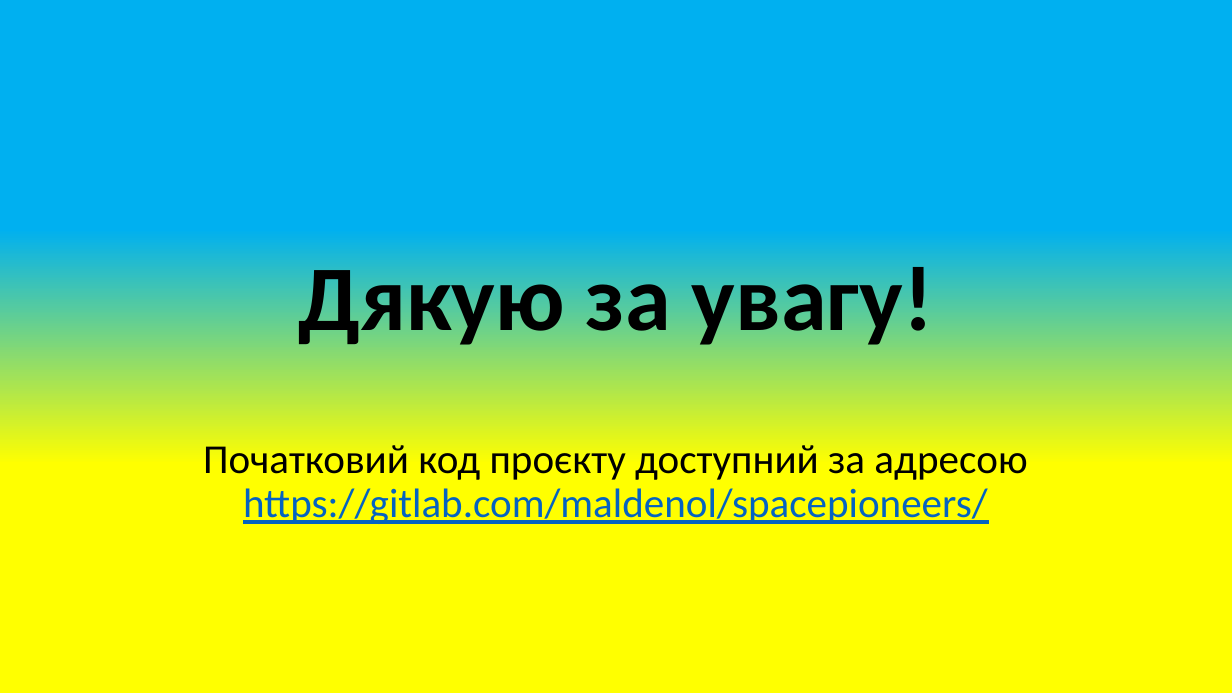
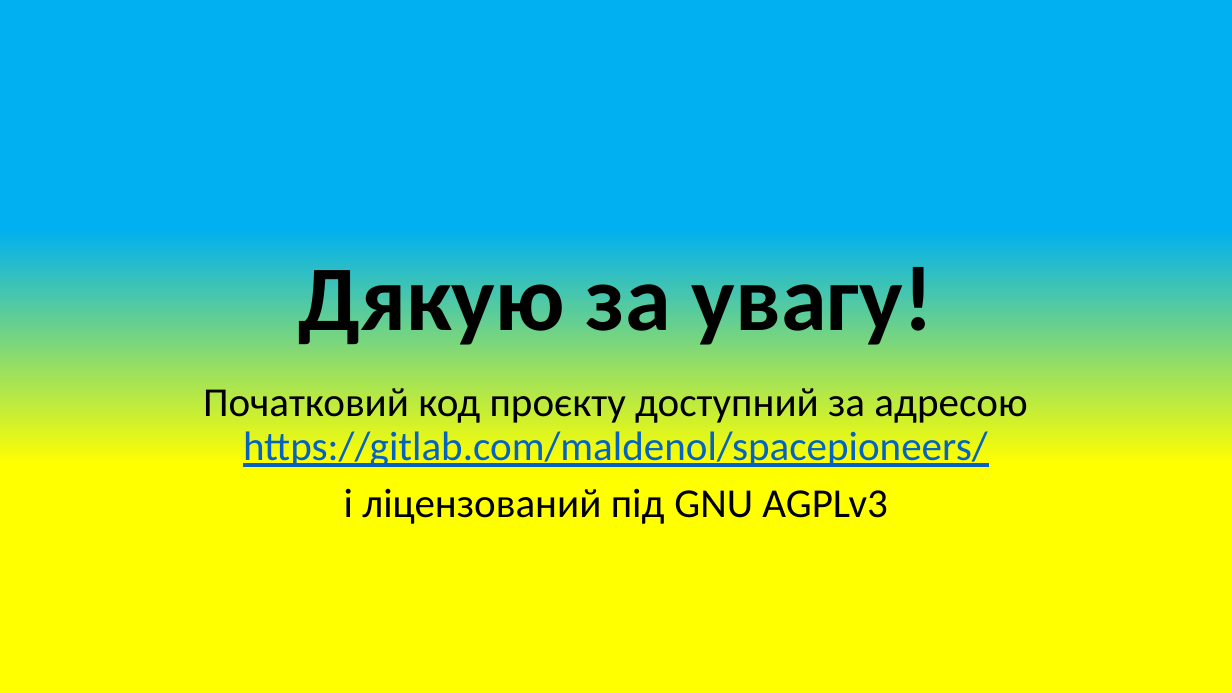
Before and after one commit to maldenol/spacepioneers, a slide deck: slide 18 of МАНУ2020.pptx. Drawn at 1232x693 pixels with LibreOffice and Linux fonts; fonts in the diff are those of the drawing. Boxes give left, top, right and bottom in pixels: in the first picture for what was removed or moved away, otherwise in the second. Text is boxed around its words. In the diff, an @@ line names an element or a change of style, - is before the commit and + after.

```diff
--- a/МАНУ2020.pptx
+++ b/МАНУ2020.pptx
@@ subtitle at (344, 488, 888, 524): paragraph added @@
+і ліцензований під GNU AGPLv3
```
Also in this commit, not shown: 11 other slides changed, 1 other file.
